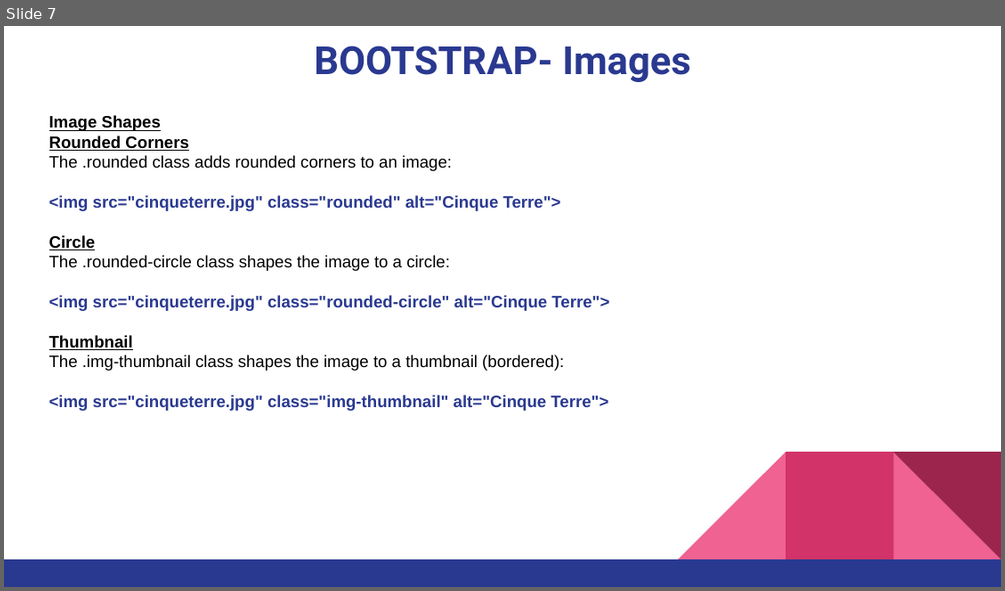
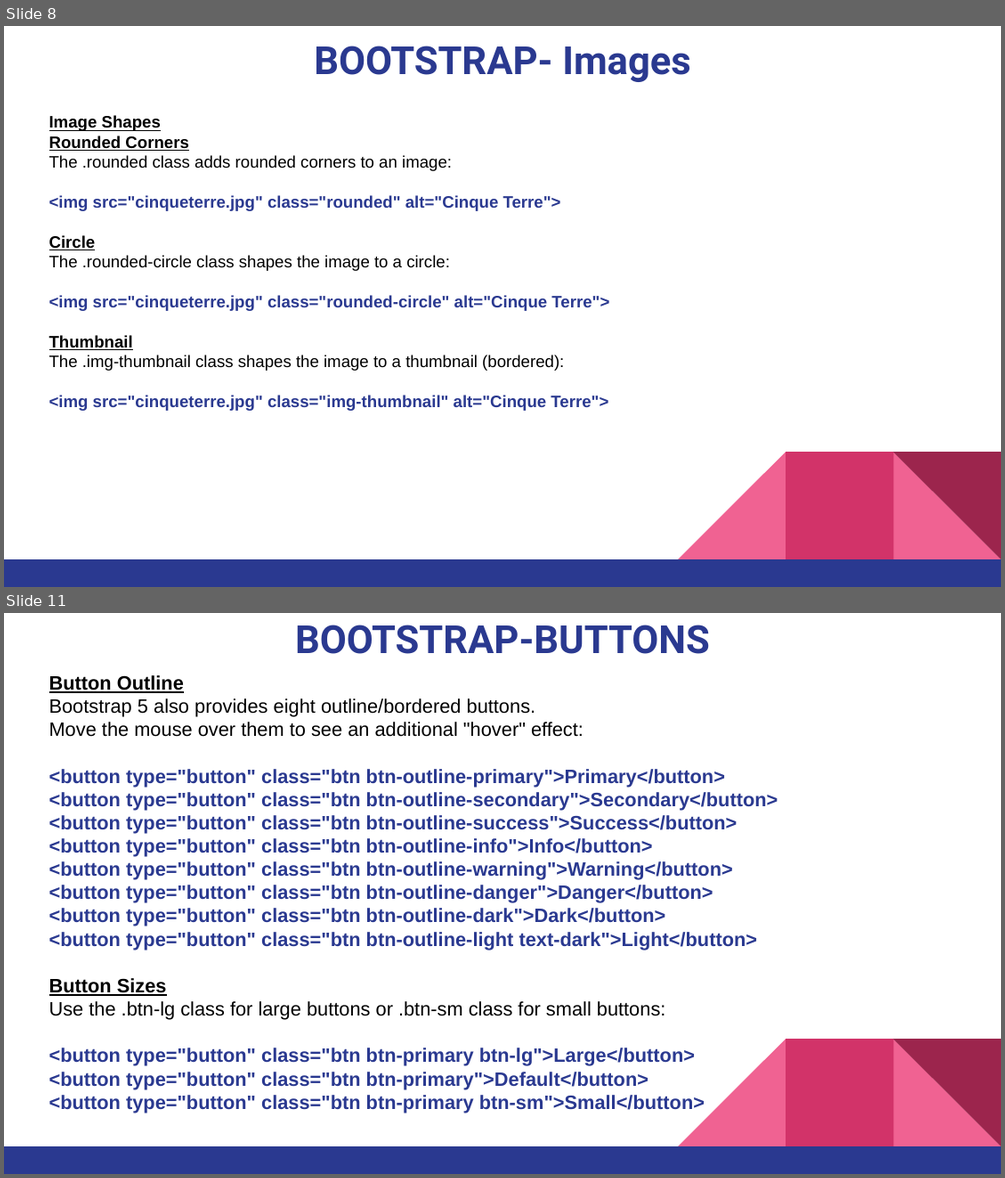
Before and after one commit to pnytrainingrepo/Webdevelopment, a slide deck: Bootstrap.pptx. Shown one above the other, each under a label of ours: slide 7 before the commit, slides 8 and 11 after it; the slides between them are not shown. The pictures are 1005x591 and 1005x1178 pixels, drawn with LibreOffice and Linux fonts; fonts in the diff are those of the drawing. Boxes give left, top, right and bottom in pixels: in the first picture for what was removed or moved away, otherwise in the second. Text is boxed around its words. In the diff, an @@ line names an element or a change of style, - is before the commit and + after.

```diff
--- a/Bootstrap.pptx
+++ b/Bootstrap.pptx
@@ slide 11 added at box(4, 613, 1001, 1174), background #FFFFFF; not listed: 5 template elements that a slide beside it also shows @@
@@ title added at box(295, 625, 710, 654), 28 pt, text #2A3990, bold @@
+BOOTSTRAP-BUTTONS
@@ text added at box(49, 675, 778, 1112), 14 pt, text #2A3990, bold @@
+Button Outline
+Bootstrap 5 also provides eight outline/bordered buttons.
+Move the mouse over them to see an additional "hover" effect:
+<button type="button" class="btn btn-outline-primary">Primary</button>
+<button type="button" class="btn btn-outline-secondary">Secondary</button>
+<button type="button" class="btn btn-outline-success">Success</button>
+<button type="button" class="btn btn-outline-info">Info</button>
+<button type="button" class="btn btn-outline-warning">Warning</button>
+<button type="button" class="btn btn-outline-danger">Danger</button>
+<button type="button" class="btn btn-outline-dark">Dark</button>
+<button type="button" class="btn btn-outline-light text-dark">Light</button>
+Button Sizes
+Use the .btn-lg class for large buttons or .btn-sm class for small buttons:
+<button type="button" class="btn btn-primary btn-lg">Large</button>
+<button type="button" class="btn btn-primary">Default</button>
+<button type="button" class="btn btn-primary btn-sm">Small</button>
@@ what was slide 7 is now slide 8 @@
```
Also in this commit, not shown: 1 slide changed, 10 other slides added, 1 slide removed, 25 other files.
